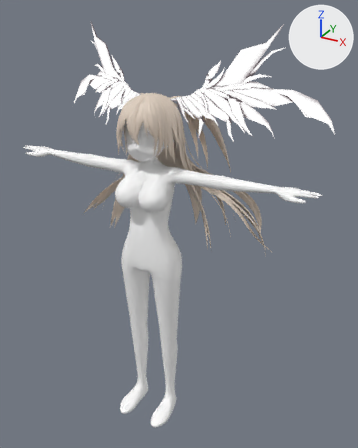
An edit to the Blender file untitled.blend, drawn before and after from the same camera.
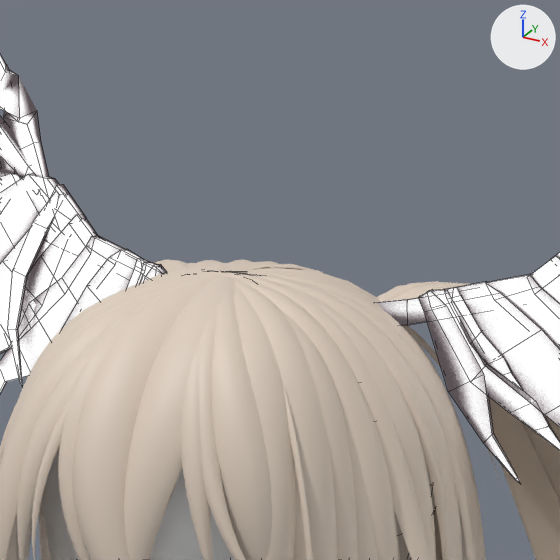
There are two pictures of each version: one whole from a 50 mm lens placed at (10.7, -16.48, 18.31), pointed at (0.42, 2.22, 8.96), one close up on the part from 33% to 54% of the width and 13% to 30% of the height. Lighting does not change. The marker at upper right points along +X, +Y and +Z. The close-ups show mesh edges as thin lines.
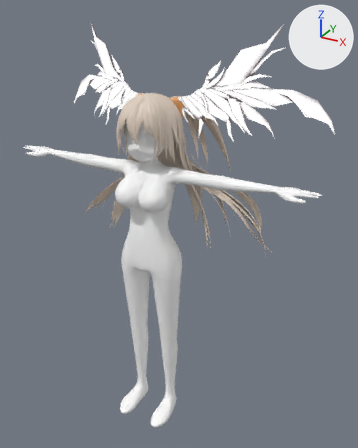
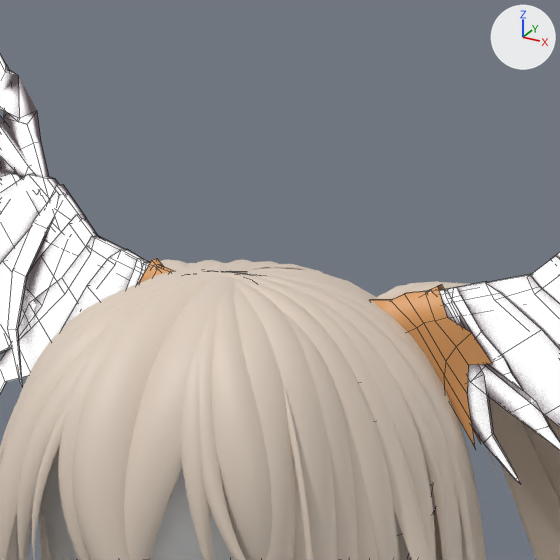
Commit message: リボンにアーマチュア設定

Pixel boxes [x1, y1, x2, y2] of what changed, in the close-ups (560 x 560 px):
```json
{"object": "Cube", "change": "shown", "after": [139, 258, 493, 449], "on screen": "orange"}
```

Scene script edits in JSON lines:
```json
{"op": "remove", "block": "ob_cube", "code": "ob_cube.hide_set(True)"}
```
